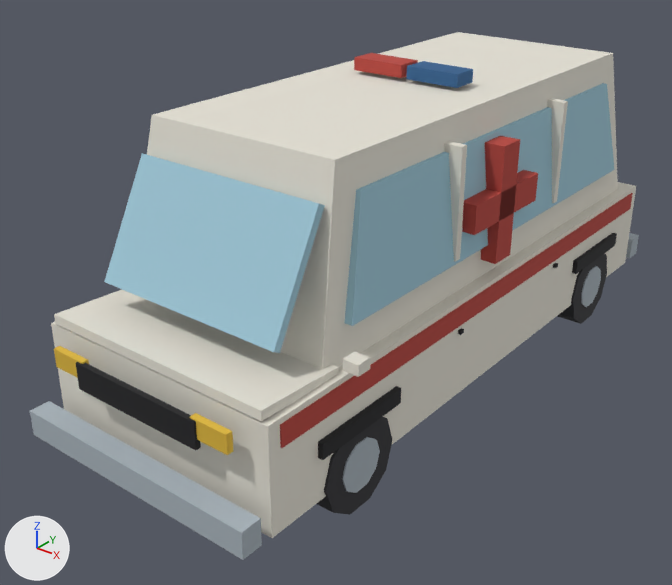
Renders of the glTF model site/models/GV_Ambulance_White_01.glb from each side of a commit.
The view is the same before and after, from a 50 mm camera at (4.04, -5.79, 4.06) aimed at (-0.2, -0.48, 0.77). Lighting does not change. The marker at lower left points along +X, +Y and +Z. The first picture is the older version. Vertices at exactly the same position are counted once.

Names of what the first picture shows: 'GV_Ambulance_White_01'.
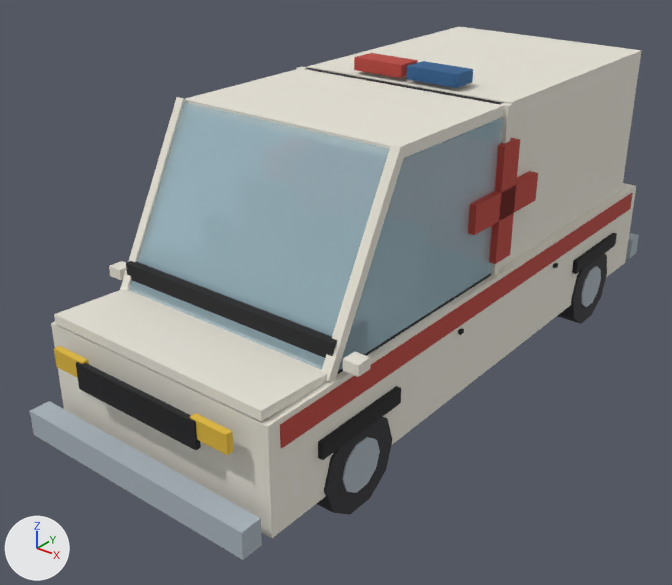
Boxes (x1, y1, x2, y2) around the edits, measured in the pictures (672 x 585 px):
'GV_Ambulance_White_01', reshaped: before (30, 32, 639, 560); after (30, 27, 642, 560)
part 1 of me_gv_ambulance_white_01, added: after (306, 68, 502, 272)
part 2 of me_gv_ambulance_white_01, added (cyan): after (199, 216, 491, 374)
part 3 of me_gv_ambulance_white_01, added: after (126, 248, 368, 373)
part 4 of me_gv_ambulance_white_01, added: after (185, 68, 504, 158)
part 5 of me_gv_ambulance_white_01, added: after (296, 67, 308, 218)
part 6 of me_gv_ambulance_white_01, added: after (487, 103, 513, 276)
part 7 of me_gv_ambulance_white_01, added: after (307, 27, 642, 268)
part 8 of me_gv_ambulance_white_01, added (cyan): after (201, 242, 294, 281)
part 9 of me_gv_ambulance_white_01, added (cyan): after (318, 284, 419, 332)
part 10 of me_gv_ambulance_white_01, deleted: before (444, 141, 467, 262)
part 11 of me_gv_ambulance_white_01, deleted: before (547, 98, 568, 203)
part 12 of me_gv_ambulance_white_01, deleted (cyan): before (104, 153, 325, 353)
part 13 of me_gv_ambulance_white_01, cut back: before (147, 32, 618, 369); after (120, 97, 427, 382)

The edits, one by one:
Material 'GlobalPaletteGlass' (mat_globalpaletteglass) is new.
Uses the picture img_globalpalette.
me_gv_ambulance_white_01 is used by ob_gv_ambulance_white_01; location (0.0, 0.0, 0.0).
me_gv_ambulance_white_01 had 416 vertices, 672 faces and spanned x -1.15..1.15, y -2.86..2.84, z 0.02..2.53.
me_gv_ambulance_white_01 now has 520 vertices, 832 faces and spans x -1.15..1.15, y -2.86..2.84, z 0.02..2.53.
me_gv_ambulance_white_01 part 1: a new loose piece, a box spanning x -0.9..0.9, y -0.03..0.03, z 1.1..2.4, in mat_globalpalette (picture img_globalpalette).
me_gv_ambulance_white_01 part 2: a new loose piece, a box spanning x -0.95..0.95, y -1.95..-0.05, z 1.1..1.12, in mat_globalpalette (picture img_globalpalette).
me_gv_ambulance_white_01 part 3: a new loose piece, a box spanning x -0.95..0.95, y -1.96..-1.6, z 1.1..1.34, in mat_globalpalette (picture img_globalpalette).
me_gv_ambulance_white_01 part 4: a new loose piece, a box spanning x -0.94..0.94, y -1.309..0.0, z 2.32..2.4, in mat_globalpalette (picture img_globalpalette).
me_gv_ambulance_white_01 part 5: a new loose piece, a box spanning x -0.975..-0.905, y -0.035..0.035, z 1.1..2.4, in mat_globalpalette (picture img_globalpalette).
me_gv_ambulance_white_01 part 6: a new loose piece, a box spanning x 0.905..0.975, y -0.035..0.035, z 1.1..2.4, in mat_globalpalette (picture img_globalpalette).
me_gv_ambulance_white_01 part 7: a new loose piece, a box spanning x -0.94..0.94, y 0.06..2.4, z 1.1..2.4, in mat_globalpalette (picture img_globalpalette).
me_gv_ambulance_white_01 part 8: a new loose piece, a box spanning x -0.83..-0.33, y -1.35..-0.85, z 1.1..1.2, in mat_globalpalette (picture img_globalpalette).
me_gv_ambulance_white_01 part 9: a new loose piece, a box spanning x 0.33..0.83, y -1.35..-0.85, z 1.1..1.2, in mat_globalpalette (picture img_globalpalette).
me_gv_ambulance_white_01 part 10: the loose piece of 8 vertices spanning x -0.95..0.95, y -0.58..-0.52, z 1.4..2.23 is deleted.
me_gv_ambulance_white_01 part 11: the loose piece of 8 vertices spanning x -0.95..0.95, y 0.92..0.98, z 1.4..2.23 is deleted.
me_gv_ambulance_white_01 part 12: the loose piece of 8 vertices spanning x -0.77..0.77, y -2.29..-1.81, z 1.33..2.17 is deleted.
Part 13, on me_gv_ambulance_white_01:
16 vertices are removed from x -0.94..0.94, y -2.0..2.4, z 1.1..2.4.
24 faces are deleted.
56 vertices are added at x -0.98..0.92, y -2.03..-0.07, z 1.08..2.42.
8 new vertices lie (0.5, 0.0, 0.0) away from vertices in x -0.83..0.33, y -0.94..-0.78, z 1.2..1.7.
8 new vertices lie (0.08, 0.0, 0.0) away from vertices in x -0.98..0.9, y -2.03..-1.28, z 1.08..2.42.
8 new vertices lie (0.04, 0.0, 0.0) away from vertices in x -0.96..0.92, y -1.91..-0.07, z 1.13..2.32.
88 new faces join them, mat_globalpalette (picture img_globalpalette).
36 new faces join them, mat_globalpaletteglass.
Other edits to the shape of me_gv_ambulance_white_01 do not show in these pictures.
me_gv_ambulance_white_01 gains material mat_globalpaletteglass.
